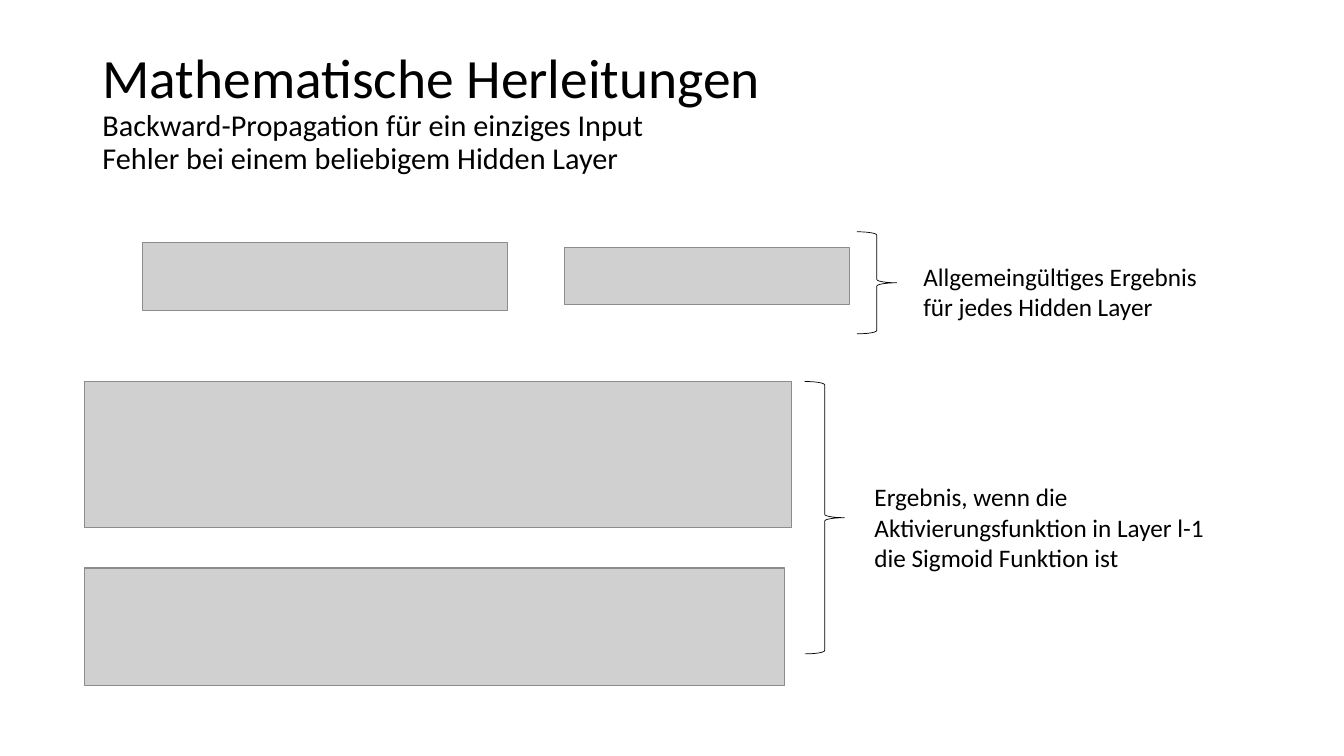
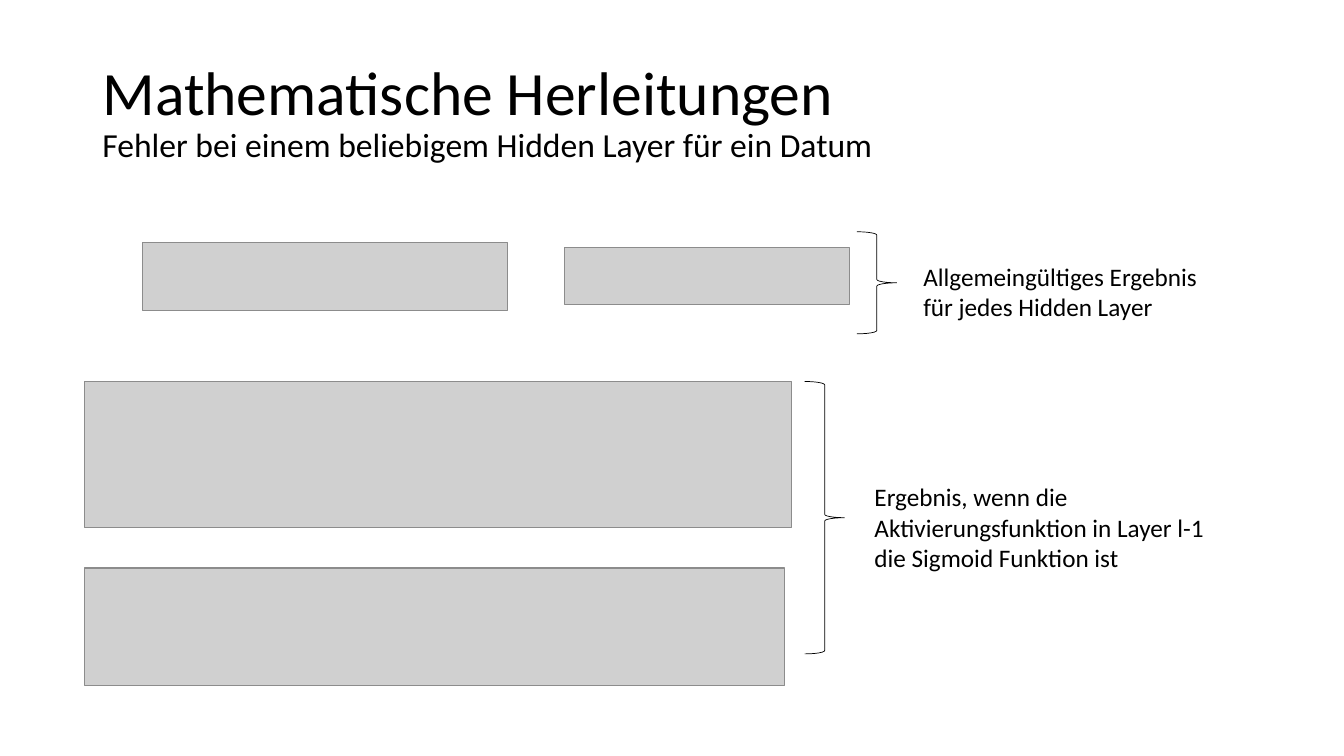
Before and after one commit to kevinsuedmersen/neural_networks_from_scratch, a slide deck: slide 10 of theory/submission/result_presentation.pptx (slide 9 before the commit). Drawn at 1344x756 pixels with LibreOffice and Linux fonts; fonts in the diff are those of the drawing; grey boxes stand for pictures. Boxes give left, top, right and bottom in pixels: in the first picture for what was removed or moved away, otherwise in the second. Text is boxed around its words. In the diff, an @@ line names an element or a change of style, - is before the commit and + after.

Commit message:
Revised error at output layer

```diff
--- a/theory/submission/result_presentation.pptx
+++ b/theory/submission/result_presentation.pptx
@@ title at (102,72,872,163): text changed; size 21.6 to 24 pt @@
-Mathematische Herleitungen
-Backward-Propagation für ein einziges Input
-Fehler bei einem beliebigem Hidden Layer
+Mathematische Herleitungen
+Fehler bei einem beliebigem Hidden Layer für ein Datum
```
Also in this commit, not shown: 3 other slides changed, 3 slides added, 1 slide removed, 1 other file.
